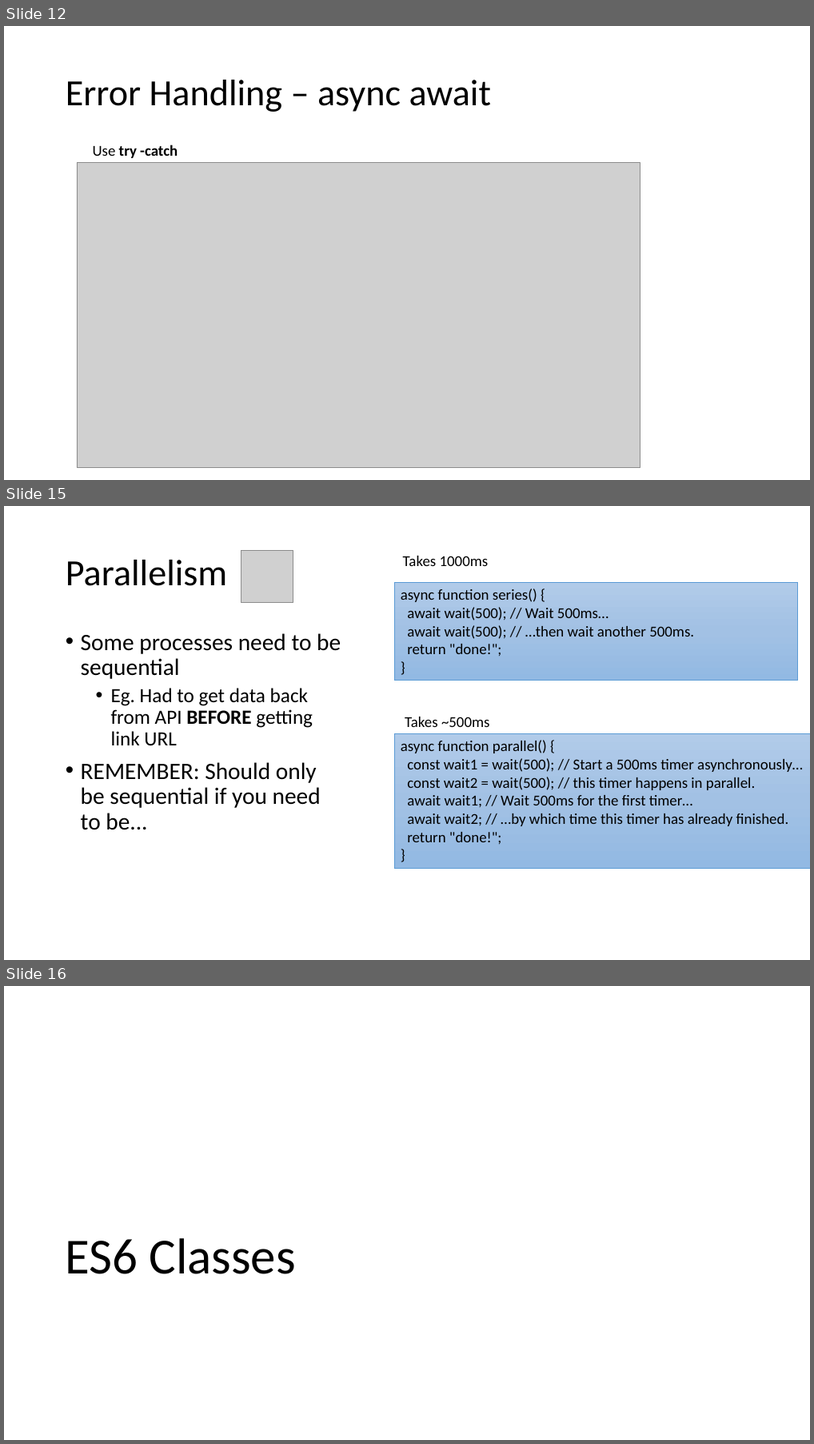
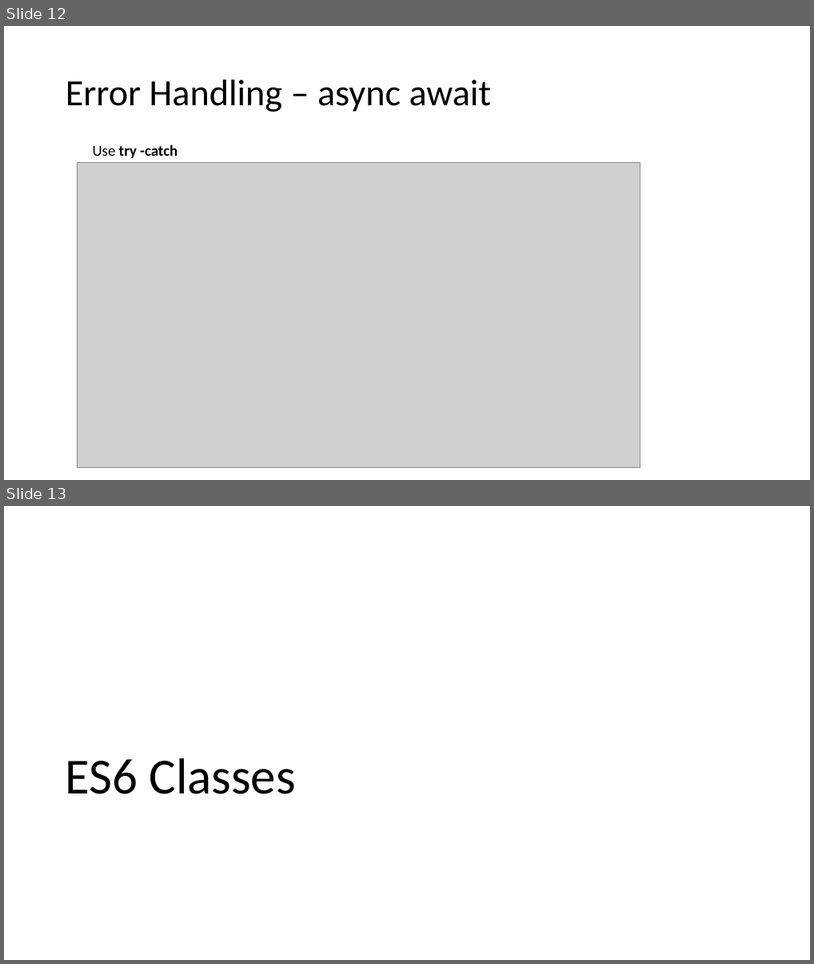
Before and after one commit to diarmuidoconnor/ewd-module-2025, a slide deck: topic09/talk-2/Promises.pptx. Shown one above the other, each under a label of ours: slides 12, 15 and 16 before the commit, slides 12 and 13 after it; the slides between them are not shown. The pictures are 814x1444 and 814x964 pixels, drawn with LibreOffice and Linux fonts; fonts in the diff are those of the drawing; grey boxes stand for pictures. Boxes give left, top, right and bottom in pixels: in the first picture for what was removed or moved away, otherwise in the second. Text is boxed around its words. In the diff, an @@ line names an element or a change of style, - is before the commit and + after.

```diff
--- a/topic09/talk-2/Promises.pptx
+++ b/topic09/talk-2/Promises.pptx
@@ slide 15 removed at (4, 506, 810, 960), background #FFFFFF @@
@@ picture removed at (241, 550, 293, 602) @@
@@ title removed at (66, 560, 228, 586) @@
-Parallelism
@@ text removed at (403, 556, 489, 566) @@
-Takes 1000ms
@@ rectangle removed at (394, 582, 798, 680) @@
-async function series() {
-await wait(500); // Wait 500ms…
-await wait(500); // …then wait another 500ms.
-return "done!";
-}
@@ text removed at (81, 633, 341, 830) @@
-• Some processes need to be sequential
-  • Eg. Had to get data back from API BEFORE getting link URL
-• REMEMBER: Should only be sequential if you need to be...
@@ text removed at (405, 716, 490, 727) @@
-Takes ~500ms
@@ rectangle removed at (394, 733, 810, 868) @@
-async function parallel() {
-const wait1 = wait(500); // Start a 500ms timer asynchronously…
-const wait2 = wait(500); // this timer happens in parallel.
-await wait1; // Wait 500ms for the first timer…
-await wait2; // …by which time this timer has already finished.
-return "done!";
-}
@@ what was slide 16 is now slide 13 @@
```
Also in this commit, not shown: 3 slides changed, 5 other slides removed, 45 other files.
